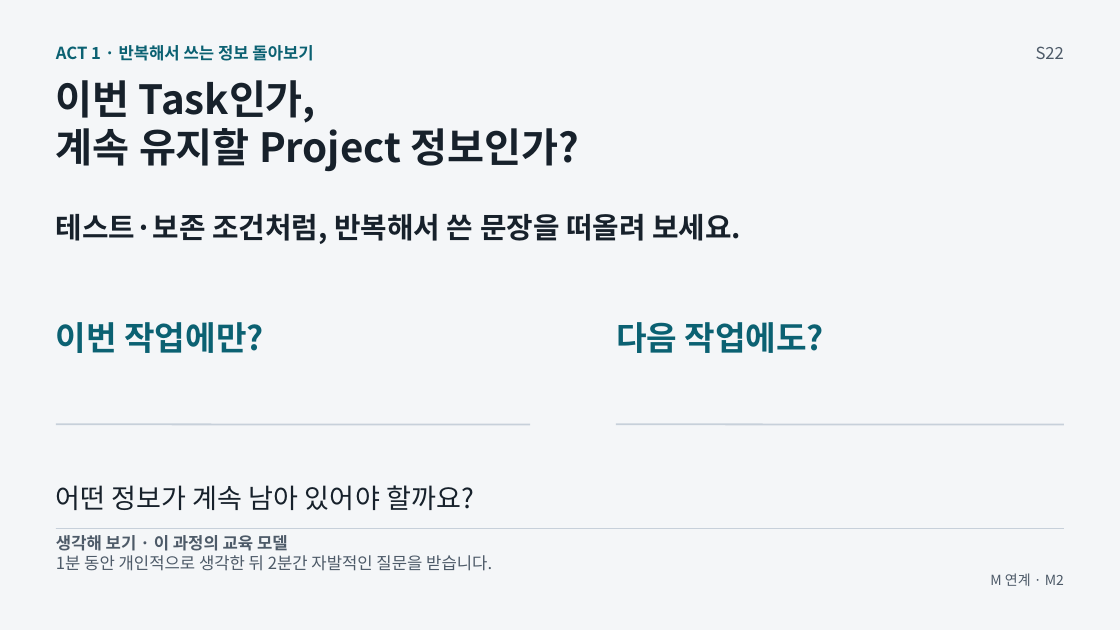
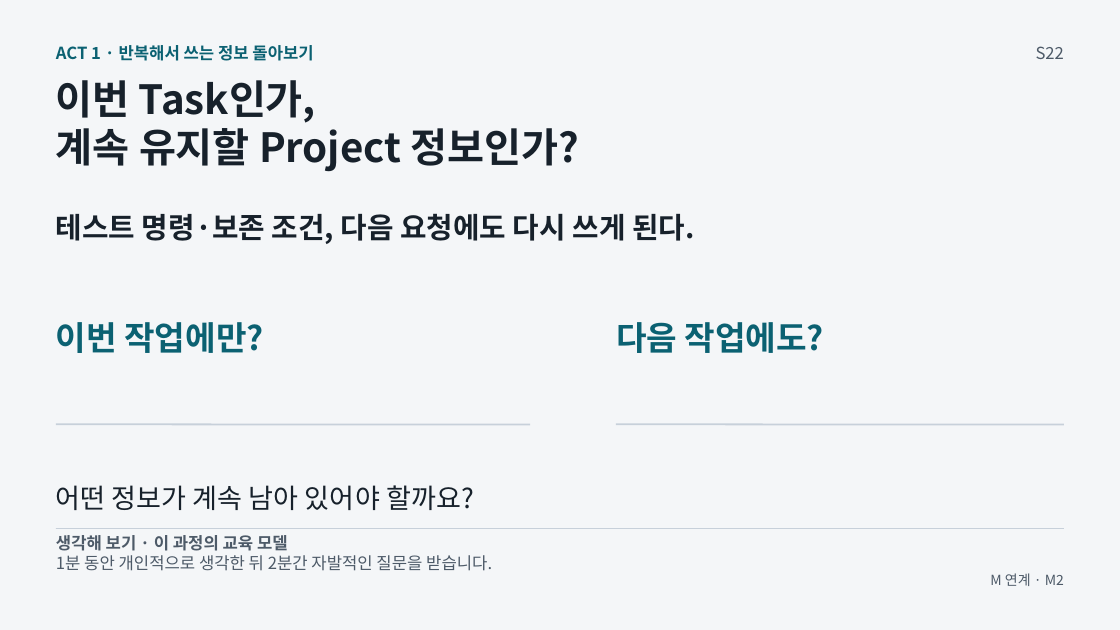
Before and after one commit to GideokKim/ai-dev-training, a slide deck: slide 12 of production/ACT_1.pptx. Drawn at 1120x630 pixels with LibreOffice and Linux fonts; fonts in the diff are those of the drawing. Boxes give left, top, right and bottom in pixels: in the first picture for what was removed or moved away, otherwise in the second. Text is boxed around its words. In the diff, an @@ line names an element or a change of style, - is before the commit and + after.

```diff
--- a/production/ACT_1.pptx
+++ b/production/ACT_1.pptx
@@ text at (56,213,694,244): text changed @@
-테스트·보존 조건처럼, 반복해서 쓴 문장을 떠올려 보세요.
+테스트 명령·보존 조건, 다음 요청에도 다시 쓰게 된다.
```
Also in this commit, not shown: 12 other slides changed, 46 other files.
